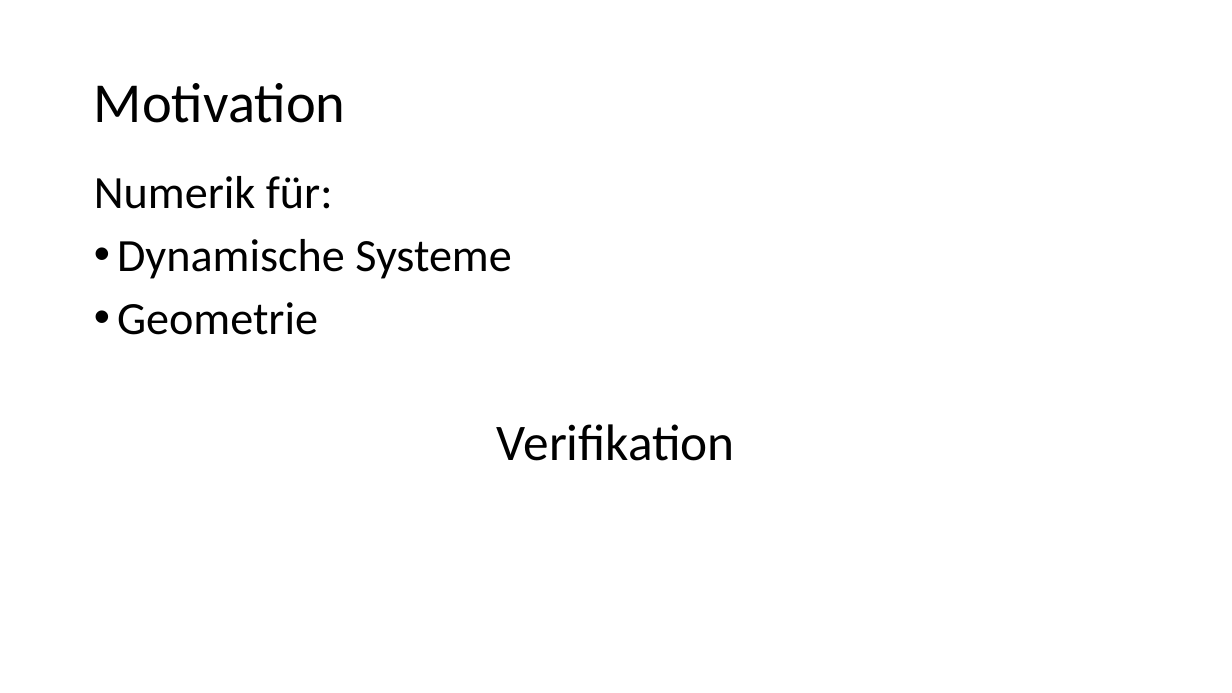
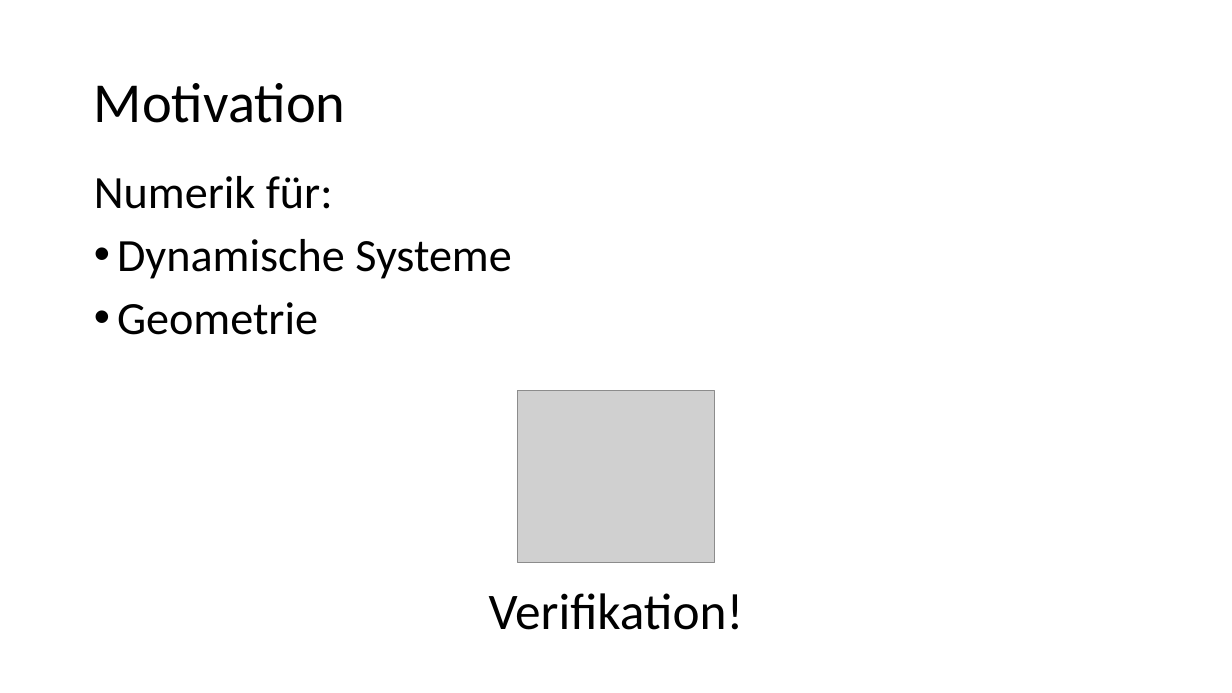
Before and after one commit to Helli/IsabelleBasicNumericalProofs, a slide deck: slide 2 of Vortrag.pptx. Drawn at 1232x693 pixels with LibreOffice and Linux fonts; fonts in the diff are those of the drawing; grey boxes stand for pictures. Boxes give left, top, right and bottom in pixels: in the first picture for what was removed or moved away, otherwise in the second. Text is boxed around its words. In the diff, an @@ line names an element or a change of style, - is before the commit and + after.

```diff
--- a/Vortrag.pptx
+++ b/Vortrag.pptx
@@ picture added at bbox=[518, 391, 714, 563] @@
@@ text at bbox=[489, 593, 744, 630]: text changed @@
-Verifikation
+Verifikation!
```
Also in this commit, not shown: 3 other slides changed, 1 other file.
